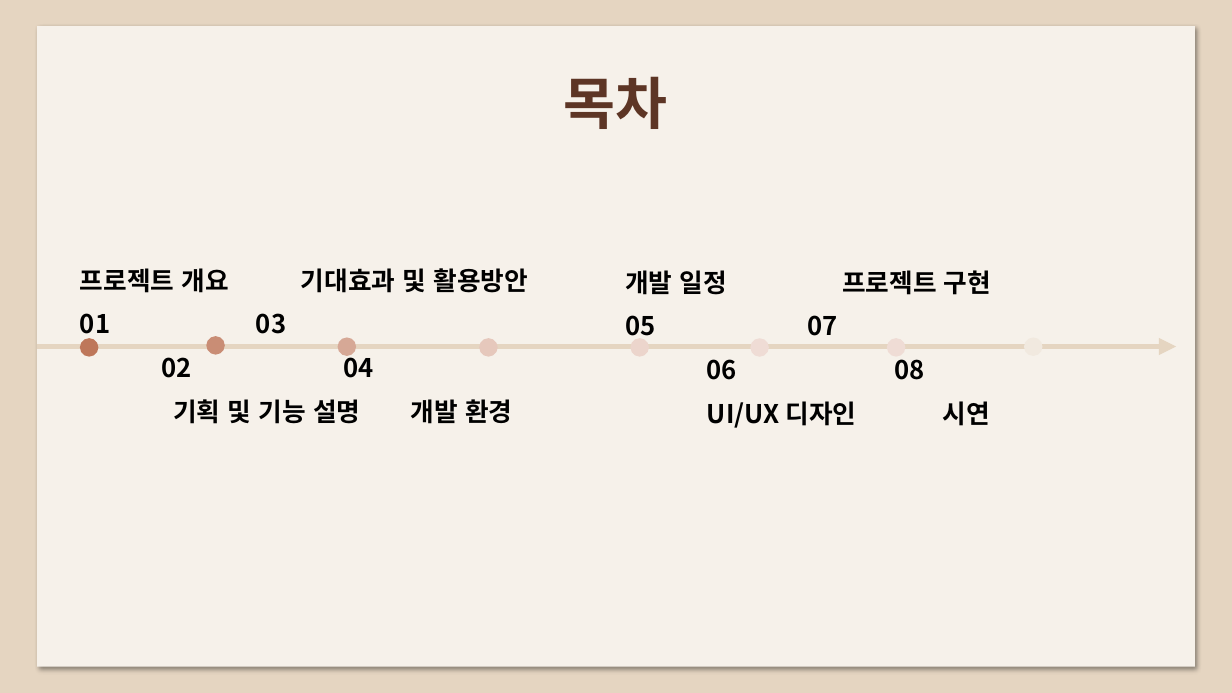
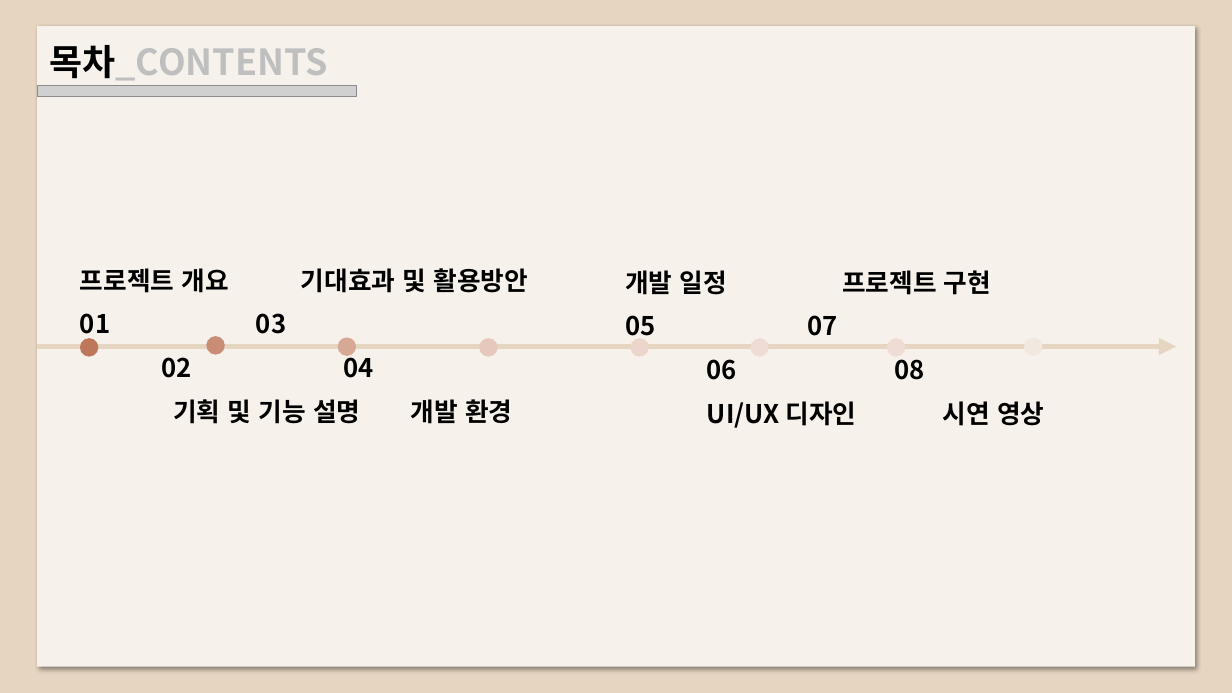
Before and after one commit to jflower52/portfolio, a slide deck: slide 2 of report/todayhanbbang.pptx. Drawn at 1232x693 pixels with LibreOffice and Linux fonts; fonts in the diff are those of the drawing; grey boxes stand for pictures. Boxes give left, top, right and bottom in pixels: in the first picture for what was removed or moved away, otherwise in the second. Text is boxed around its words. In the diff, an @@ line names an element or a change of style, - is before the commit and + after.

```diff
--- a/report/todayhanbbang.pptx
+++ b/report/todayhanbbang.pptx
@@ text at box(50, 45, 328, 80): text changed; size 44 to 28 pt; text colour #5D3525 to #BFBFBF @@
-목차
+목차_CONTENTS
@@ picture added at box(37, 85, 356, 97) @@
@@ text at box(707, 401, 1044, 428): text changed @@
-UI/UX 디자인 시연
+UI/UX 디자인 시연 영상
```
Also in this commit, not shown: 21 other slides changed, 9 slides added, 10 slides removed, 1 other file.
